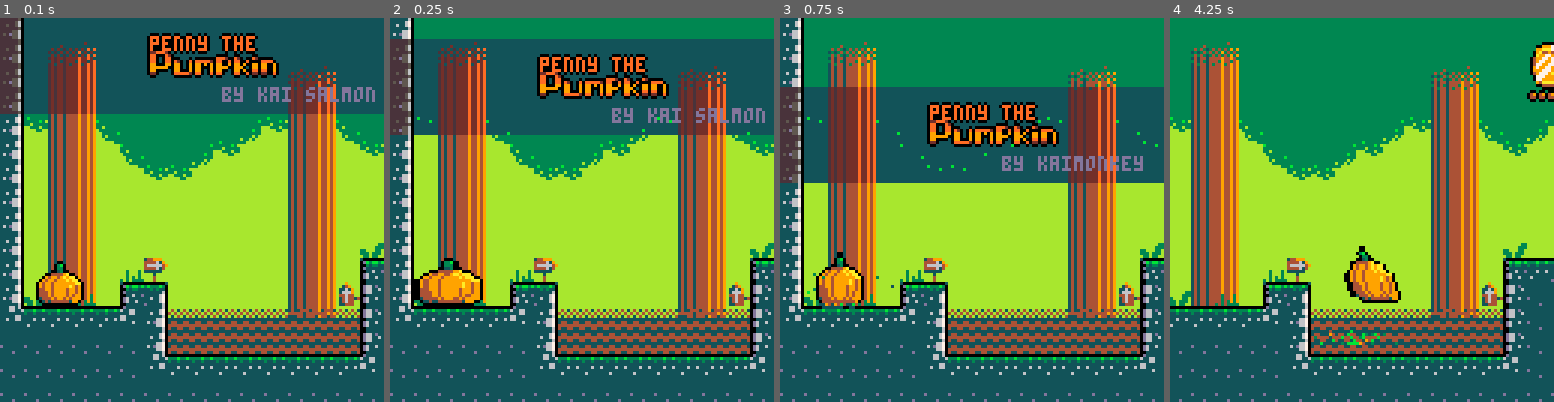
Above: before the commit, frames 1-4 (left to right).
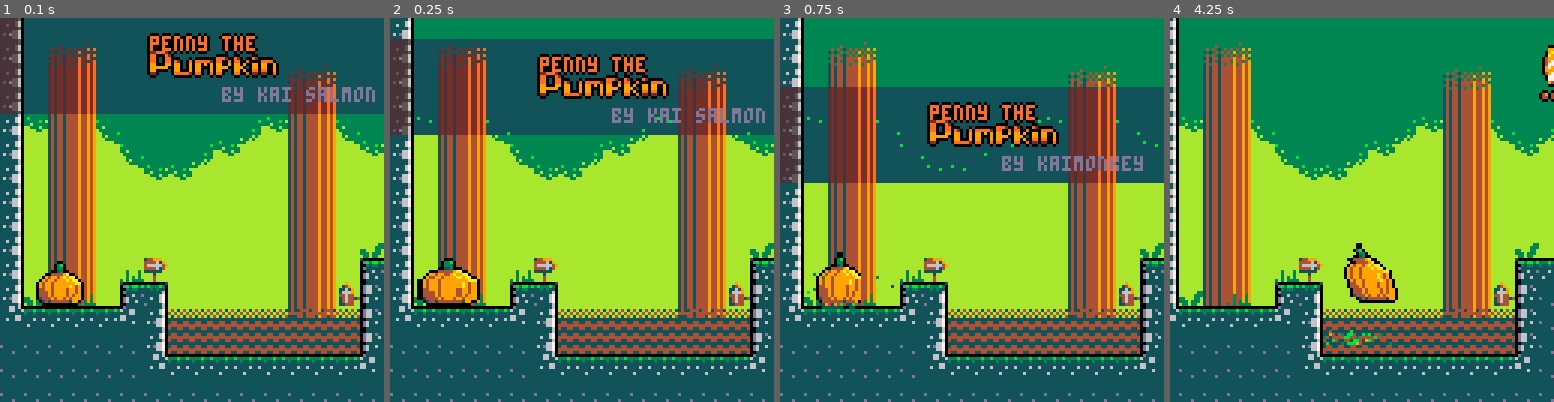
Above: after the commit, the same moments.

Repository: kaisalmon/Penny-the-Pumpkin
Game: PICO-8 cartridge penny.p8
Two runs of this game, one before a commit and one after it. Both use one fixed random seed, a clock stepped at 60 frames per second and the inputs below.
Inputs:
- Up to frame 1 (0.1 s): no input
- Up to frame 2 (0.25 s): no input
- Up to frame 3 (0.75 s): tap X (X key) at 0.33 s; tap O (Z key) at 0.7 s
- Up to frame 4 (4.25 s): tap X (X key) at 1.07, 1.85, 2.97, 4.08 s; hold Right 1.6-2.1 s; tap O (Z key) every 0.4 s from 1.7 to 4.1 s; hold Up 2.15-2.42 s; hold Right 2.47-3.03 s; hold Left 3.08-3.58 s; hold Down 3.63-3.97 s; hold Right from 4.02 s (still down)

Frame 1 is identical in both runs. In frame 2, 0.4% of the frame differs, in the area x 6-25%, y 63-75%; in frame 3, less than 0.1%; in frame 4, 27%, in the area x 0-100%, y 0-100%.

Commit message:
Made hardest coin a little clearer, at least in as far as what not to do. Removed pancaking. Made the stretching linear

Diff:
--- a/penny.p8
+++ b/penny.p8
@@ -442,12 +442,18 @@
 	if (move_dir > 0) ch.dx += ch.speed or .2
 	if (move_dir > 0) ch.facing = ➡️
 	if (move_dir < 0) ch.facing = ⬅️
+
+
+	ch.tile = t1 or t0 or t2
+
 	t_stretch= t_stretch or 1
+	if not ch.gnded and not ch.block then
+		t_stretch=1
+	end
+
 	ch.stretch = ch.stretch and (
 		 lerp(ch.stretch, t_stretch, .1)
 	) or t_stretch
-
-	ch.tile = t1 or t0 or t2
 
 	ch.gnded = not not ch.block
 	if ch.gnded then
@@ -527,11 +533,7 @@
 	if ch.h.y + max_h < ch.y then
 		ch.h.y = ch.y-max_h
 		eject_particle(ch.h, false, 0.5, 1)
-		--todo make better
-		if ch == player
-		and ch.h.y + 1.5*max(ch.size,ch.size*ch.stretch) < ch.y then
-			--die()
-		end
+
 	end
 
 	local delta_s = ch.tsize - ch.size
@@ -626,8 +628,9 @@
 function update_character_w(ch)
 	h = ch.y-ch.h.y
 	s= ch.size
-	ch.w = s*s/h - 2
+	ch.w = 26-h
 	ch.w=min(ch.w, 30/16*ch.size)
+	ch.w=max(ch.w, 4)
 	ch.h.w = ch.w
 end
 
@@ -2075,11 +2078,11 @@
 3ffcfe13de64ffe53fb35ebffa4eb9eff1fc7befce9c7125fc4d3a7e4ffb83b7efdcfd3f349ff853f1927aa7efcfce1feff1d3ffadbffdbffb7ff6e9ffdaa7f17dcfc73ff9dfde6d315cc827248e67f9ffde4fd4e7ee7f0819cdb64bde77f97fe221e791f8b7f523153f8cfab3c8fdab893b937fe4fd7ff25767e1ff91fdbff2
 f30b3f4b072bbf94b55daf50f9145d5ea1ff838f88b7ffc5fff1f875ffe7f2ffcbffe9fbdd6449023dc0f77f1ff83ff34ea4df85f3efc2dff3ff3ffb53f43c7e8bffeade37dcd7e69ef1f8feb3f9fc7b4e3afcbf1fcfcf13ff438ffc69a77ca0e7ff5ffe4ffcbffa3f4e3f34e21fb27200000000000000000000000000000000
 0000000000000000000000000000000000000000000000000000000000000000000000000000000000000000000000000000000000000000000000000000000000000000000000000000000000000000000000000000000000000000000000000000000000000000000000000000000000000000000000000000000000000000
-fffff87fd3affd548060c3168a3a1be262bdfdbb8727833ee78ea418157272e10a1d35cd5b5cfbf8492b6e38e64ebbbadbba77af9ecfda7c983e9c71b71efb74fc1f8cf7d93ab5dfe6dccfc3a73f8fe5f9f7f9f80e4d27e0b3bedc573cdfd9f97edd731dbdfce3d5dc61e4da3db568fd04fd1ca7ec47ea7ebff8e7ecee677c3f
-0bc3b9f8abf2d23f62cfdd5fc71b95570a90e7ff9f0d25f153c856fc47584fd67f3fd49db75fafedfbb4ce251058dffce8fc2b6b176f64aa90bf9d9fad274b0e61ff90b97c7e20fce6795fdff9fd51ea0dc847e7d7fbff4ffc1d7fe1bc253f57f1f97125e5e4fcea67ea841cf1ff8baf3ff0cb348257b3f169ff8d36ffc1cba7
-5cc93d77f9afd7263f31324ffc8afcb14c7eac834eab95d6bbe2449c24fc9254912444091c3f24e1fb091c6e3992098b3984e657a5e5a4e5aee388e169ffa231394feeca6fc7c9c828fca7fe571d6e5c04342c45fa3ff410ff66e611393f59ff6e119c708b64e1c9d3f9ffcd3f1fdbabec92493dbf92753b98c7ee591c4f527a
-93a7d3f2dc4f50f2553ff1dffcfc744979fd55c0a7f3e38709e7b2bff40e27fe978bc3d93b49ea4f55d777afc6c84848484876f25910c7e90c9054df84df8f92c962fe30eed3ff037854fce47e92343d4b046ff1f8ffe24fc0fcc04bde77f97fe221e791f8b7f523153f8cfab3c8fdab893b937fe4fd7ff25767e1ff91fdbff2
-f30b3f4b072bbf94b55daf50f9145d5ea1ff838f88b7ffc5fff1f875ffe7f2ffcbffe9fbdd6449023dc0f77f1ff83ff34ea4df85f3efc2dff3ff3ffb53f43c7e8bffeade37dcd7e69ef1f8feb3f9fc7b4e3afcbf1fcfcf13ff438ffc69a77ca0e7ff5ffe4ffcbffa3f4e3f34e21fb27200000000000000000000000000000000
+fffff87fd3affd548060c3168a3a1be262bdfdbb8727833ee74ea4181571e4e5c212e6b0db5cfbf8492b6e38e64ebbbadbba77af9ecfda7c983e9c71b71efb74fc1f8cf7d93ab5dfe6dccfc3a73f8fe5f9f7f9f80e4d27e0b3bedc573cdfd9f97edd731dbdfce3d5dc61e4da3db568fd04fd1ca7ec47ea7ebff8e7ecee677c3f
+0bc3b9f8abf2d23f62cfdd5fc71b95570a90e7ff9f0d25f153c856fc47584fd67f3fd49daefcbf5fdbf7919251458dffce8fc2adb176f64aa42fe767eb49d2f90ffc85cbe3f107e226795fdff9fd51baff64fcd04491c847e7d7fdff827fe1ebff15e129fabfdfcb84bcbc9f9d4afd5125fc602087b3e69fe26dff474bcc93d7
+bf9afd7ff0498fcc4c93ff1b980fdce041a755caeb5df1224e127e292a489222048e1f9270fd827578e2698b3984e657e5cb491ade388e169ffa2392729fe753f97df4e4147e53ff238ebce5c0868588bf47feb3fc9b9d49c9facffcbb84673c22d9387274ff7ff34fc7f1eafe324924f6fe49d4ee631fb1a1c4f527a93a7d3f
+4e389ea1e4aa7fe3bff9f8e892f295c0a7f3e38709e7b2bff40e27fe978bc3d93b49ea4f55d777affcf64242424243b792c8863f486482c9bf09bf1f2692c5fc61ddbff81ff81bc2a7e723f491a1ea58237f8e3ff11f81f980c09fff9ec825bbaffc12ff339824ffc32d98bf904fc2d21f8f1afff1ffdc87e7bffef5d7ffd71d
+f7e588b5e1bc009b8fc3ff7ffeda439bc4ebf4867ffe84ededfdf7ffccf12a111f43c9fe7f89fe53fd8e20870c075801d0ffcf24d7f8ff7f8ae11ffdba384ee1ff95e7c091d7fea872513f17e2f9fc7b4e3afcbf1fcfcf13ff438ffc69a77ca0e7ff5ffe4ffcbffa3f4e3f34e21fb27200000000000000000000000000000000
 0000000000000000000000000000000000000000000000000000000000000000000000000000000000000000000000000000000000000000000000000000000000000000000000000000000000000000000000000000000000000000000000000000000000000000000000000000000000000000000000000000000000000000
 fffff87fd3bfffe00028a9028c2b2caba323a40c8ba830b8b934ac7170a222b3038404bbbc3b312ab024a5259e1eada020a12a2d2fa7938b0a94f193129b9c142e1afff53b929bcef8e7aefcf7ef9c7e1e14a96c96c9f8bf98fc627ffa3bdf97e7fa75e5fcbf5fca71fb7dfbff1f9709e3f2ffd723ff84fe7f36feafe9fd9ef9
 3fcff4ff6bfd3fe10ff21e1dbff070ffc09ff867fe39f87e09f858ffc526ffc737cfcafd3f474fd3924ffc5ff853ff0731ff93f29cce4f0d3f1fe8fca4e79fa737f24e5f03f797ff2effc713f5d67fbff82bff0409f9c93e89f821c9c69ff988208772d92d99ff9a7e69ff9fff453174ffd3ffaa7f494e627653b4fc1fbf6fdb
--- a/tunnels.p8
+++ b/tunnels.p8
@@ -139,15 +139,15 @@
 52000000606161455152232323506f6f6f6f522350515151515151515100000000004462000000000000000000000000000000000000005e0000005e005e00000000000000000000000050515151515144614551515151517f515151515151515151515151515152232323505151515100000000000000000000000000000000
 52000000000000604552373839506f51516f5200505151516f5151515144616151615200000000000000000000000000000000000000005e0000005e005e0000000000000000000000006045517f51446200606161456f51516f6f6f6f6f6f6f6f6f6f446161616200000050516f6f5100000000000000000000000000000000
 52001e00000000006052000000506f51516f5200505151516f5151515152000006000600000000000000000000000000000000000000005e0000005e005e0000003e00000000000000000050515151520000000000606161456f6f6f6f6f6f6f6f6f44620000005e00000050516f6f5100000000000000000000000000000000
-52000000730000000063000000506f7f5151520050516f6f6f7f51514452000000000000000000000000000000000000000000000000005e0000005e005e0000000000000000000000000060455144620000000000000000606161456f6f51517f5152000000005e00000050517f6f5100000000000000000000000000000000
-544141415200000000003738396061456f6f520050516f6f6f5151446206000000000000000000000000000000000000000000000000005e0000005e005e00000000000000000000000000005051520000000000000000000000006045515151514462000000003738393750516f6f5100000000000000000000000000000000
-6f7f515152000000000000001e0000506f6f52005051516f6f5151520000000000000000000000000000000000000000000000000000005e00000037383900000000000000000000000000006051620000000000000000000000000050517f51515200000000000000004055516f6f5100000000000000000000000000000000
-6f6f7f515200000000000000000000506f51520050517f6f515144620000000000000000000000000000006472007041420000000000005e00000000000000000000000000000000000000000063000000000000000000000000000060516161516200000000000000005051517f515100000000000000000000000000000000
-6f6f51515200000000000043383940556f51520050515151514462000000000000000000001e00000000005300000050544200000000005e0000414141414141414200000000000000000000005e0000000000000000000000000000006300006300000000000000004055515151515100000000000000000000000000000000
-6f6f7f5152002e00000000530000505151515200505151515152000000000000000000000000000000000053002e0050515142000000005e00006f6f6f6f6f7f6f5200000000002e0000001e005e003e0000002e0000003e0000002e005e003e5e00002e0000000000506f516f51515100000000000000000000000000000000
-6f6f6f6f5200000000404152000050515144620060455151446200000000002e000000000000000000000053000000507f5154420000005e004044616161456f6f5200000000000000000000005e0000000000000000000000000000005e00005e0000000000404141556f516f51515100000000000000000000000000000000
-6f6f6f6f5200000040517f52373860616162000000606161620000000000000000000000350000000000005042004055515151520000005e0050520000005061616142000000000000000000005e0000000000000000000000000000005e00005e0000000000506f6f6f6f516f51515100000000000000000000000000000000
-6f6f6f6f54414141515151520000000000000000000000000000000000000000000000004335353535353550520060616161616200000037385052002e00633636366337383937383937383937380000000000000000000000000000005e00005e0000000040556f6f6f6f516f51515100000000000000000000000000000000
+52000000730000000053000000506f7f5151520050516f6f6f7f51514452000000000000000000000000000000000000000000000000005e0000005e005e0000000000000000000000000060455144620000000000000000606161456f6f51517f5152000000005e00000050517f6f5100000000000000000000000000000000
+54414141520000000053373839506f6f6f6f520050516f6f6f5151446206000000000000000000000000000000000000000000000000005e0000005e005e00000000000000000000000000005051520000000000000000000000006045515151514462000000003738393750516f6f5100000000000000000000000000000000
+6f7f515152000000005300001e506f6f6f6f52005051516f6f5151520000000000000000000000000000000000000000000000000000005e00000037383900000000000000000000000000006051620000000000000000000000000050517f51515200000000000000004055516f6f5100000000000000000000000000000000
+6f6f7f5152000000006337383960456f6f51520050517f6f515144620000000000000000000000000000006472007041420000000000005e00000000000000000000000000000000000000000063000000000000000000000000000060516161516200000000000000005051517f515100000000000000000000000000000000
+6f6f514462000000000000000000506f6f51520050515151514462000000000000000000001e00000000005300000050544200000000005e0000414141414141414200000000000000000000005e0000000000000000000000000000006300006300000000000000004055515151515100000000000000000000000000000000
+6f6f7f5200002e00000000000000505151515200505151515152000000000000000000000000000000000053002e0050515142000000005e00006f6f6f6f6f7f6f5200000000002e0000001e005e003e0000002e0000003e0000002e005e003e5e00002e0000000000506f516f51515100000000000000000000000000000000
+6f6f6f520000000000004042000050515144620060455151446200000000002e000000000000000000000053000000507f5154420000005e004044616161456f6f5200000000000000000000005e0000000000000000000000000000005e00005e0000000000404141556f516f51515100000000000000000000000000000000
+6f6f6f520000000000405552373860616162000000606161620000000000000000000000350000000000005042004055515151520000005e0050520000005061616142000000000000000000005e0000000000000000000000000000005e00005e0000000000506f6f6f6f516f51515100000000000000000000000000000000
+6f6f6f5441414141415551520000000000000000000000000000000000000000000000004335353535353550520060616161616200000037385052002e00633636366337383937383937383937380000000000000000000000000000005e00005e0000000040556f6f6f6f516f51515100000000000000000000000000000000
 6f6f6f6f6f6f6f6f7f5151520000001e0000003e0000002e0000000000000000000000005041414141414151620000000000000000000000005052000000000000000000000000000000000000000000000000000000000000000000005c37385c00000040556f6f6f6f7f516f51515100000000000000000000000000000000
 6f6f6f6f6f6f7f516f6f51544142000000007d000000000000007e000000000000000000505151515151515200002e0000001e0000003e000050544141414141414141414243000000430000004300000043000000430000004300000000000000000040556f6f7f6f6f6f516f51515100000000000000000000000000000000
 6f7f6f6f6f6f6f6f6f6f516f6f544141414141414141414141414142353535353535353550517f6f6f6f515200000000000000000000000000505151515151515151515151533535355335353553353535533535355335353553353535353535353540556f6f6f6f6f6f6f517f51515100000000000000000000000000000000
